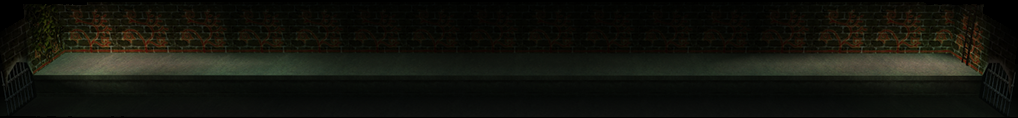
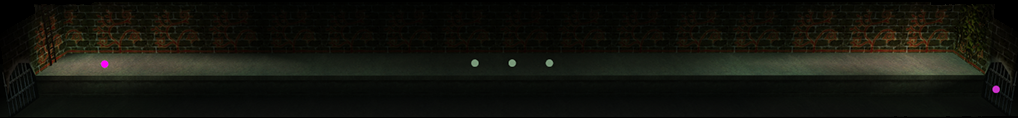
Revision of a layered (1018, 118) image; what changed, layer by layer:
showed group "MQ_Layout" (1 layers) over [0, 2, 1018, 117]
painted on "AP_Under_Garden_M" over [0, 2, 1018, 117]
hid group "OoT" (1 layers) over [0, 2, 1018, 117]
painted on "Under_Garden" over [0, 2, 1018, 117]